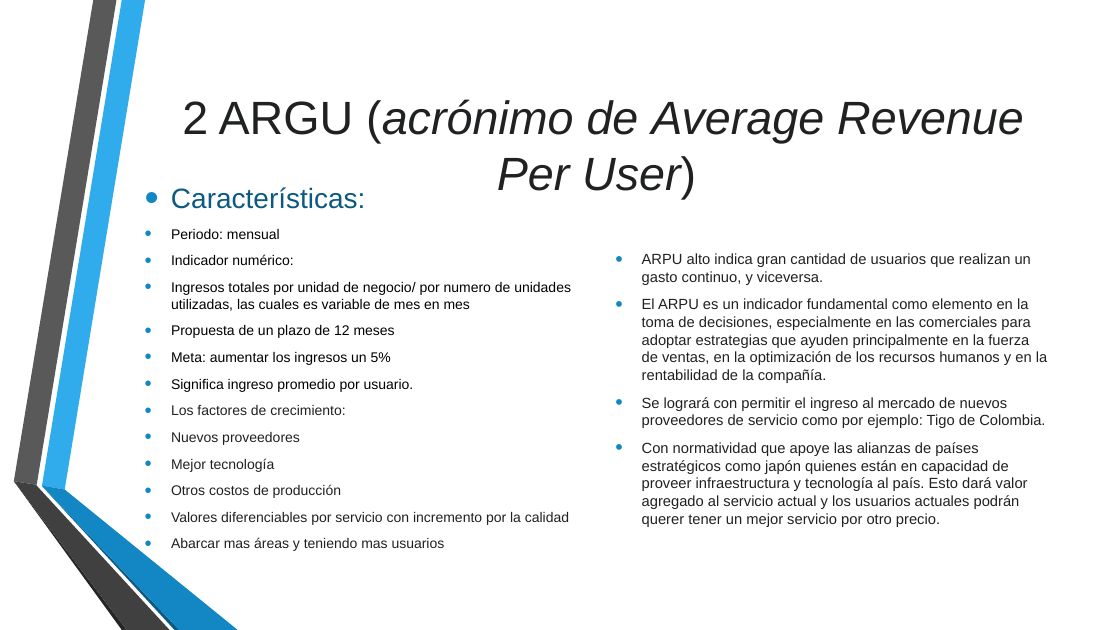
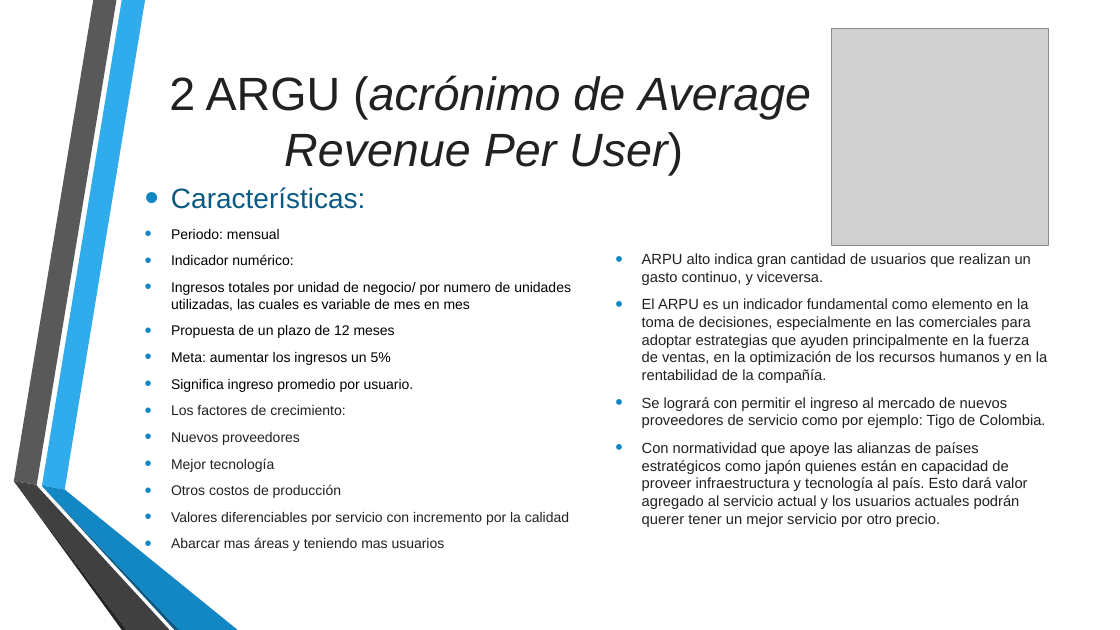
Before and after one commit to QuimeraRios/PI-2Telecomunicaciones, a slide deck: slide 11 of Proyecto Individual Victoria Rios.pptx. Drawn at 1120x630 pixels with LibreOffice and Linux fonts; fonts in the diff are those of the drawing; grey boxes stand for pictures; background and template pictures are left out. Boxes give left, top, right and bottom in pixels: in the first picture for what was removed or moved away, otherwise in the second. Text is boxed around its words. In the diff, an @@ line names an element or a change of style, - is before the commit and + after.

```diff
--- a/Proyecto Individual Victoria Rios.pptx
+++ b/Proyecto Individual Victoria Rios.pptx
@@ picture added at [832,29,1049,245] @@
@@ title "2 ARGU (acrónimo de Average ..." rewrapped from [182,99,1024,199] to [169,75,811,175] @@
```
Also in this commit, not shown: 3 other slides changed, 2 other files.
